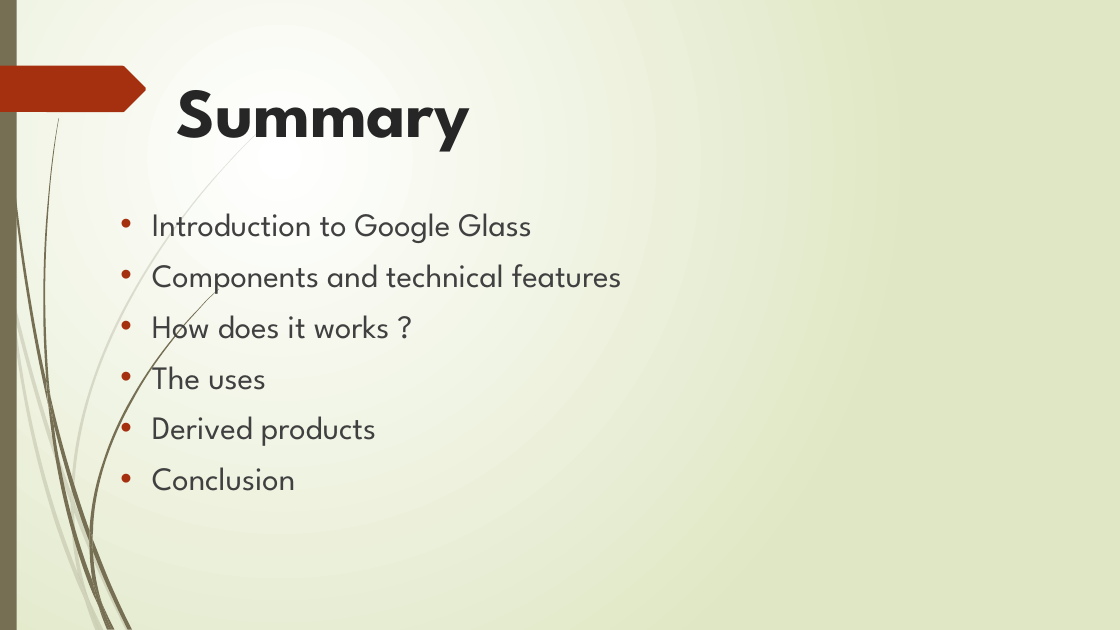
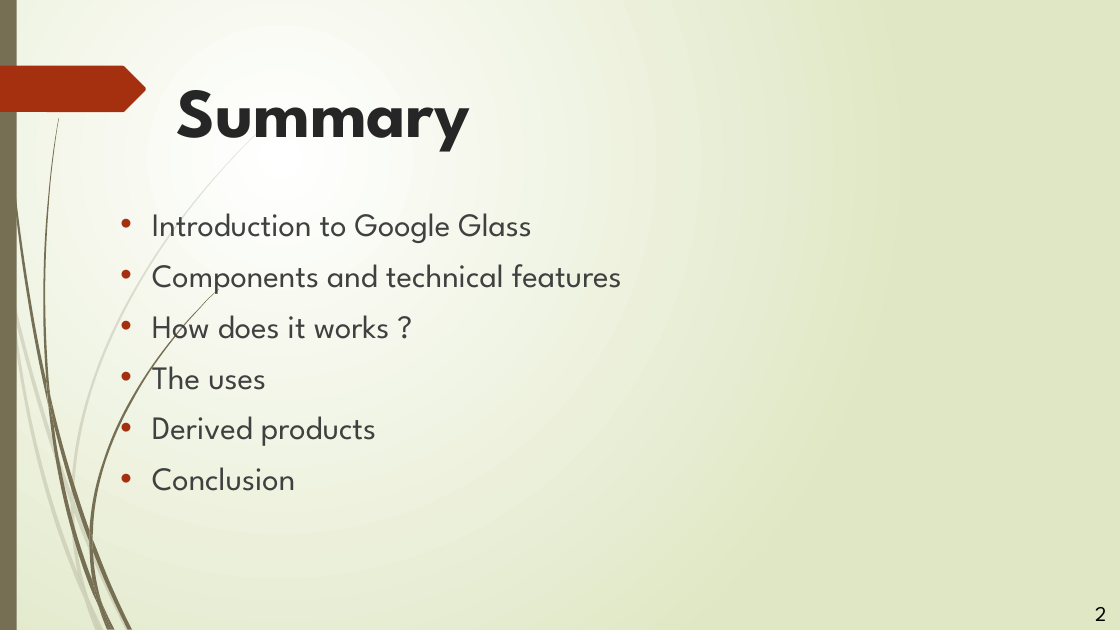
Before and after one commit to Sam-Litz/Info-BTS-SN-IR, a slide deck: slide 2 of BTS 1er année/Anglais/Anglais technique/Google Glass/Google Glass.pptx. Drawn at 1120x630 pixels with LibreOffice and Linux fonts; fonts in the diff are those of the drawing. Boxes give left, top, right and bottom in pixels: in the first picture for what was removed or moved away, otherwise in the second. Text is boxed around its words. In the diff, an @@ line names an element or a change of style, - is before the commit and + after.

```diff
--- a/BTS 1er année/Anglais/Anglais technique/Google Glass/Google Glass.pptx
+++ b/BTS 1er année/Anglais/Anglais technique/Google Glass/Google Glass.pptx
@@ text added at (x1=1095, y1=607, x2=1106, y2=621), 18 pt, text #000000 @@
+2
```
Also in this commit, not shown: 7 other slides changed, 2 slides added, 1 slide removed, 2 other files.
